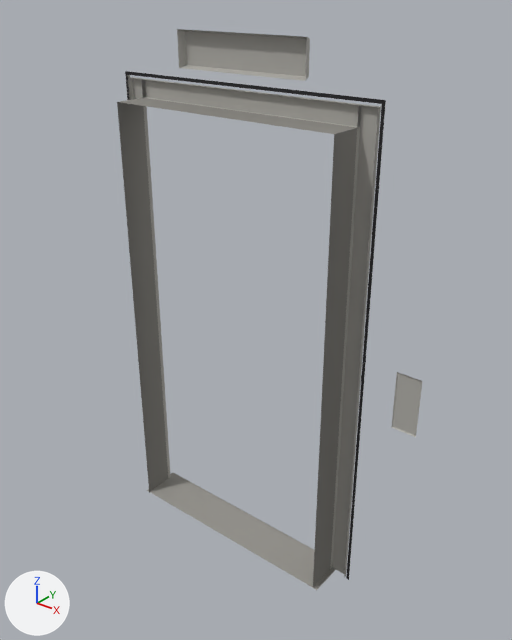
The glTF model assets/models/props/lift_landing.glb, before and after one commit.
Before and after are seen from a 50 mm camera at (1.87, -2.23, 2.59) aimed at (0.15, -0.07, 1.25). Every picture has the same lights, and +X, +Y and +Z are marked at lower left. The first picture is the older version. Vertices at exactly the same position are counted once.

The first picture shows 'lift_landing'.
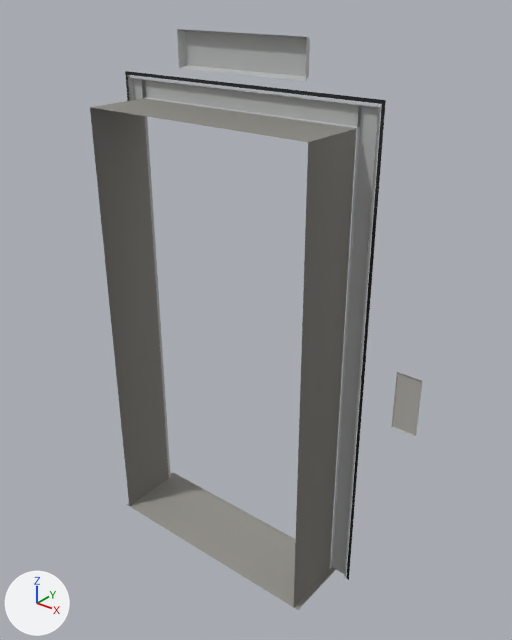
Changed parts and their boxes [x1, y1, x2, y2] in the pictures (512 x 640 px; the box of a moved part takes in the faces that stretch with it):
'lift_landing', reshaped (9% wider): before [117, 29, 422, 590]; after [90, 29, 422, 610]
part 1 of me_lift_landing, moved or reshaped: before [117, 98, 357, 587]; after [90, 98, 357, 608]
part 2 of me_lift_landing, recoloured: [128, 29, 381, 569] in both

The change, as a diff of the scene's bpy script:
```diff
--- a/assets/models/props/lift_landing.glb.py
+++ b/assets/models/props/lift_landing.glb.py
@@ me_lift_landing @@
 # used by ob_lift_landing; location = (0.0, 0.0, 0.0)
-me_lift_landing.from_pydata(...)  # 574 vertices, 728 faces; spans x -0.65..0.9, y -0.15..0.06, z 0.0..2.39
+me_lift_landing.from_pydata(...)  # 578 vertices, 728 faces; spans x -0.65..0.9, y -0.3..0.06, z 0.0..2.39
+# me_lift_landing part 1
+# 4 vertices are removed from x -0.55..0.55, y -0.15, z 0.0..2.1
+# 6 faces are deleted
+# 4 vertices in x -0.57..0.57, y -0.15, z 0.0..0.01 move by (0.0, -0.15, 0.0)
+# 8 vertices are added at x -0.55..0.55, y -0.3..0.0, z 0.0..2.1
+# 6 new faces join them
+# me_lift_landing part 2: 138 kept faces spanning x -0.65..0.86, y 0.0..0.04, z 0.0..2.39 get new vertex colours; the middle colour goes from grey #777165 to light grey #e0dcd0
+# other edits to the shape of me_lift_landing do not show in these pictures
 me_lift_landing.materials.append(mat_vertex_colour)
```
